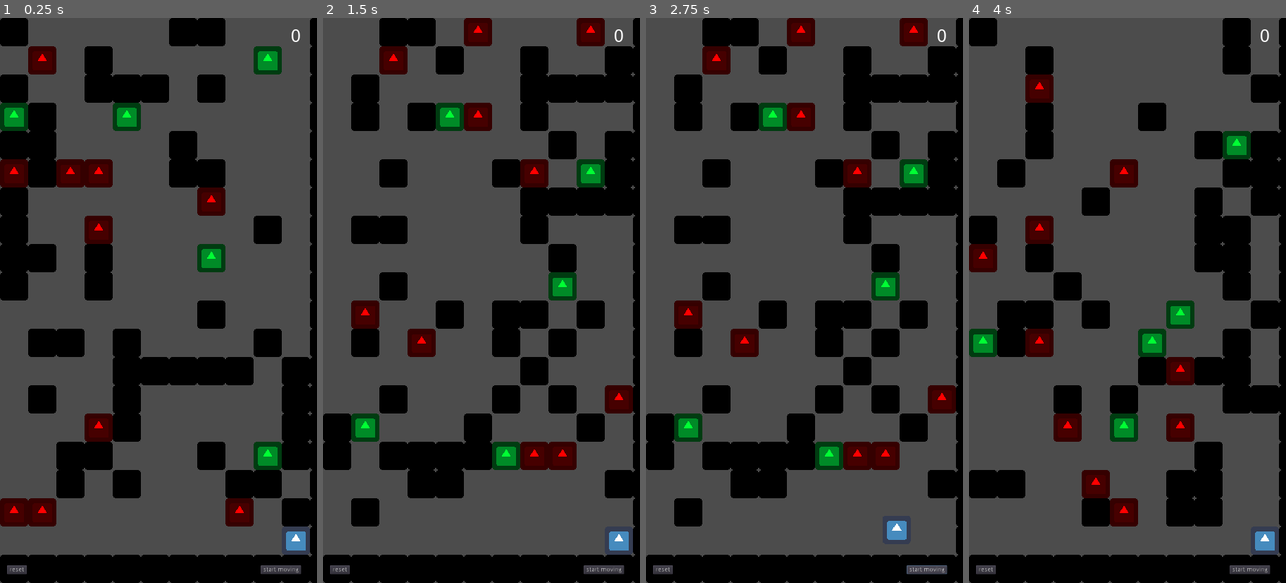
Above: before the commit, frames 1-4 (left to right).
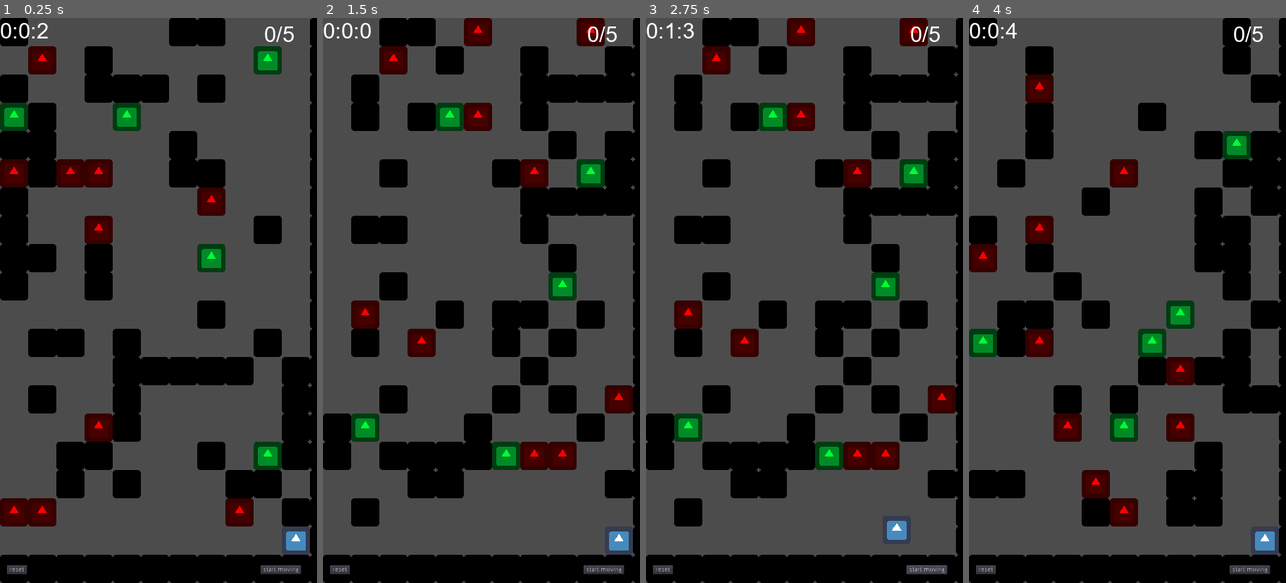
Above: after the commit, the same moments.

Repository: salimHarthi/mobile_game
Game: Godot game, scene res://map/Map.tscn
The game is run twice, just before and just after one commit, with the same random seed, the same clock (stepped at 60 frames per second) and the same inputs. The engine's default icon, where the game draws it, is replaced by a stand-in: a white triangle on a blue panel in a dark square.
Inputs:
- Up to frame 1 (0.25 s): no input
- Up to frame 2 (1.5 s): click "start moving" at 0.5 s; click "start moving" at 1.25 s
- Up to frame 3 (2.75 s): click "start moving" at 2 s
- Up to frame 4 (4 s): click "reset" at 2.75 s; click "reset" at 3.5 s

The runs differ from the first frame. In frame 1, 0.3% of the frame differs, in the area x 0-95%, y 0-5%; in frame 2, 0.3%; in frame 3, 0.3%; in frame 4, 0.3%.

Commit message:
adding timer

Diff:
--- a/assets/score.gd
+++ b/assets/score.gd
@@ -4,11 +4,11 @@
 # Declare member variables here. Examples:
 # var a = 2
 # var b = "text"
-
+onready var maps = $"../.."
 
 # Called when the node enters the scene tree for the first time.
 func _ready():
-	self.text = str(0)
+	self.text = str(0)+"/"+str(maps.max_number_of_good)
 
 
 # Called every frame. 'delta' is the elapsed time since the previous frame.
@@ -19,4 +19,4 @@
 
 
 func _on_Map_on_send_score(val):
-	self.text = str(val)
+	self.text = str(val)+"/"+str(maps.max_number_of_good)
--- a/map/Map.gd
+++ b/map/Map.gd
@@ -5,6 +5,8 @@
 export(float,0,1) var prob_of_getting_tile = 0.06
 onready var good = preload("res://tiles/good.tscn")
 onready var denger_blocs = preload("res://tiles/denger_blocs.tscn")
+onready var timerText = preload("res://map/timerText.tscn")
+onready var score_bord = preload("res://assets/score.tscn")
 export(int) var max_number_of_good = 5
 export(int) var max_number_of_denger = 10
 var _points_collected = 0
@@ -113,6 +115,7 @@
 				count+=1
 		walker = Vector2(randi() % 101, randi() % 101)
 
+
 func _ready():
 	rng.randomize()
 	_init_grid()
@@ -126,6 +129,7 @@
 
 
 
+
 func _on_get_a_point_s():
 	_points_collected +=1
 	emit_signal('on_send_score',_points_collected)
--- a/map/Map.tscn
+++ b/map/Map.tscn
@@ -9,9 +9,14 @@
 [ext_resource path="res://map/Map.gd" type="Script" id=7]
 [ext_resource path="res://assets/arial.ttf" type="DynamicFontData" id=8]
 [ext_resource path="res://assets/score.gd" type="Script" id=9]
+[ext_resource path="res://map/timerText.tscn" type="PackedScene" id=10]
+
+[sub_resource type="DynamicFont" id=2]
+size = 50
+font_data = ExtResource( 8 )
 
 [sub_resource type="DynamicFont" id=1]
-size = 40
+size = 50
 font_data = ExtResource( 8 )
 
 [node name="Map" type="Node2D"]
@@ -40,18 +45,21 @@
 margin_right = 61.0
 margin_bottom = 1260.0
 
-[node name="score" parent="." instance=ExtResource( 3 )]
-margin_left = 640.0
+[node name="CanvasLayer" type="CanvasLayer" parent="."]
+
+[node name="score" parent="CanvasLayer" instance=ExtResource( 3 )]
+margin_left = 600.0
 margin_top = 8.0
 margin_right = 704.0
-margin_bottom = 72.0
-custom_fonts/font = SubResource( 1 )
-text = ""
-align = 1
-valign = 1
+margin_bottom = 65.0
+custom_fonts/font = SubResource( 2 )
 script = ExtResource( 9 )
 
-[connection signal="on_send_score" from="." to="score" method="_on_Map_on_send_score"]
+[node name="timerText" parent="CanvasLayer" instance=ExtResource( 10 )]
+margin_right = 248.0
+margin_bottom = 72.0
+custom_fonts/normal_font = SubResource( 1 )
+
 [connection signal="mypath_created" from="lineDrawer" to="player" method="_on_lineDrawer_mypath_created"]
 [connection signal="pressed" from="move" to="player" method="_on_move_pressed"]
 [connection signal="pressed" from="move" to="lineDrawer" method="_on_move_pressed"]
--- /dev/null
+++ b/map/timerText.gd
@@ -0,0 +1,21 @@
+extends RichTextLabel
+
+
+var ms = 0
+var s =0
+var m = 0
+
+func _process(delta):
+	if ms>9:
+		s+=1
+		ms=0
+
+	if s>59:
+		m+=1
+		s = 0
+
+	set_text(str(m)+":"+str(s)+":"+str(ms))
+
+
+func _on_Timer_timeout():
+	ms+=1
--- /dev/null
+++ b/map/timerText.tscn
@@ -0,0 +1,14 @@
+[gd_scene load_steps=2 format=2]
+
+[ext_resource path="res://map/timerText.gd" type="Script" id=1]
+
+[node name="timerText" type="RichTextLabel"]
+margin_right = 40.0
+margin_bottom = 40.0
+script = ExtResource( 1 )
+
+[node name="Timer" type="Timer" parent="."]
+wait_time = 0.1
+autostart = true
+
+[connection signal="timeout" from="Timer" to="." method="_on_Timer_timeout"]
Not shown: 1 places in map/Map.tscn that only renumber resources
Not shown, changed: Mobile Game.apk
